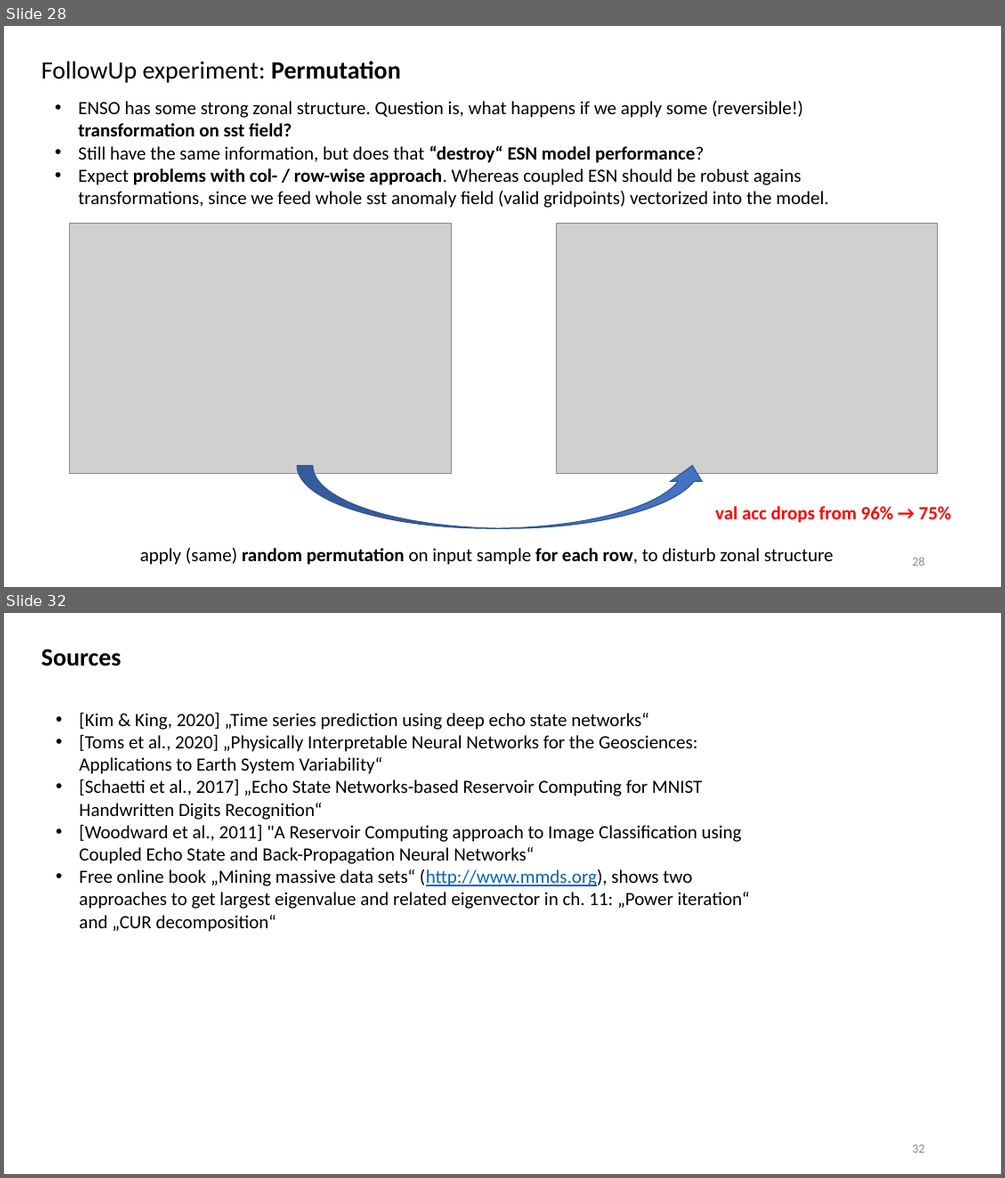
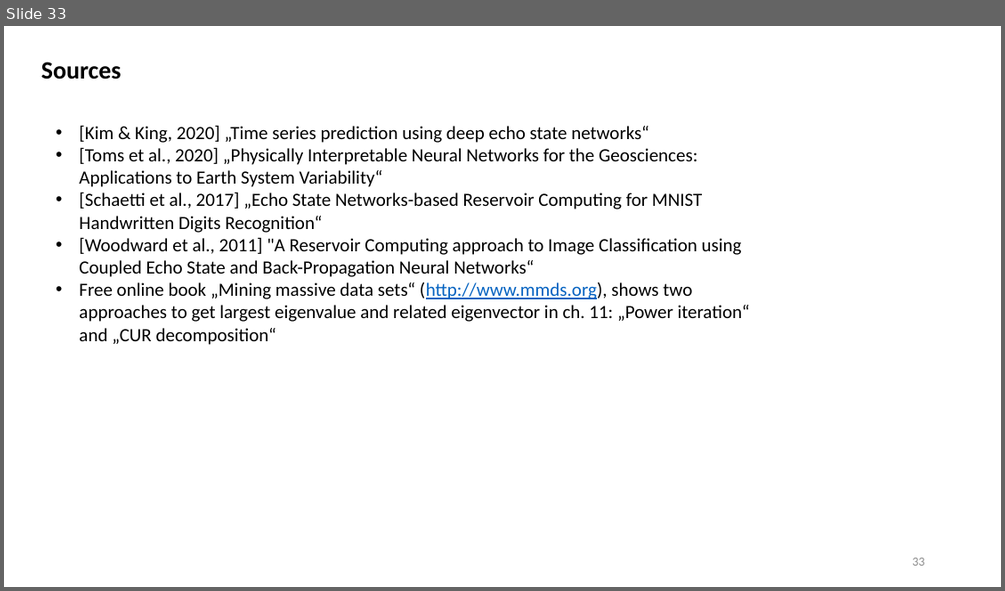
Before and after one commit to MarcoLandtHayen/EchoStateNetworks, a slide deck: ESN_ClassificationLRP_ENSO_OD-Talk.pptx. Shown one above the other, each under a label of ours: slides 28 and 32 before the commit, slide 33 after it; the slides between them are not shown. The pictures are 1005x1178 and 1005x591 pixels, drawn with LibreOffice and Linux fonts; fonts in the diff are those of the drawing; grey boxes stand for pictures. Boxes give left, top, right and bottom in pixels: in the first picture for what was removed or moved away, otherwise in the second. Text is boxed around its words. In the diff, an @@ line names an element or a change of style, - is before the commit and + after.

```diff
--- a/ESN_ClassificationLRP_ENSO_OD-Talk.pptx
+++ b/ESN_ClassificationLRP_ENSO_OD-Talk.pptx
@@ slide 28 removed at [4, 26, 1001, 587], background #FFFFFF @@
@@ text removed at [41, 61, 401, 83] @@
-FollowUp experiment: Permutation
@@ text removed at [78, 101, 828, 208] @@
-• ENSO has some strong zonal structure. Question is, what happens if we apply some (reversible!) transformation on sst field?
-• Still have the same information, but does that “destroy“ ESN model performance?
-• Expect problems with col- / row-wise approach. Whereas coupled ESN should be robust agains transformations, since we feed whole sst anomaly field (valid gridpoints) vectorized into the model.
@@ picture removed at [70, 223, 451, 473] @@
@@ picture removed at [556, 223, 938, 473] @@
@@ curved up arrow removed at [297, 466, 708, 529] @@
@@ text removed at [715, 506, 952, 523] @@
-val acc drops from 96% → 75%
@@ text removed at [140, 548, 833, 564] @@
-apply (same) random permutation on input sample for each row, to disturb zonal structure
@@ page number removed at [912, 556, 924, 565] @@
-28
@@ what was slide 32 is now slide 33 @@
```
Also in this commit, not shown: 19 slides changed, 2 slides added.
